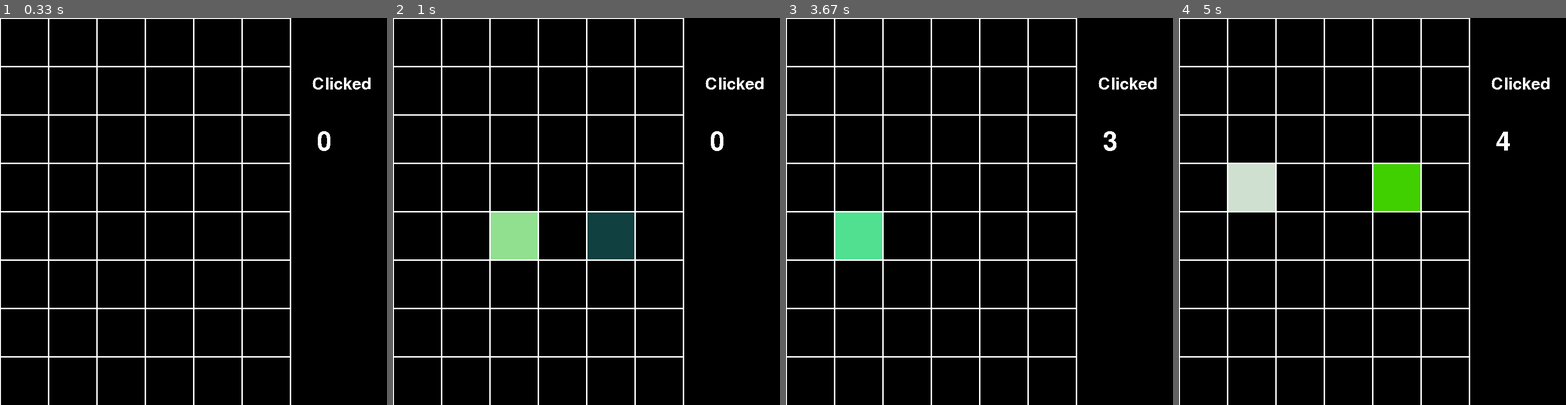
Above: before the commit, frames 1-4 (left to right).
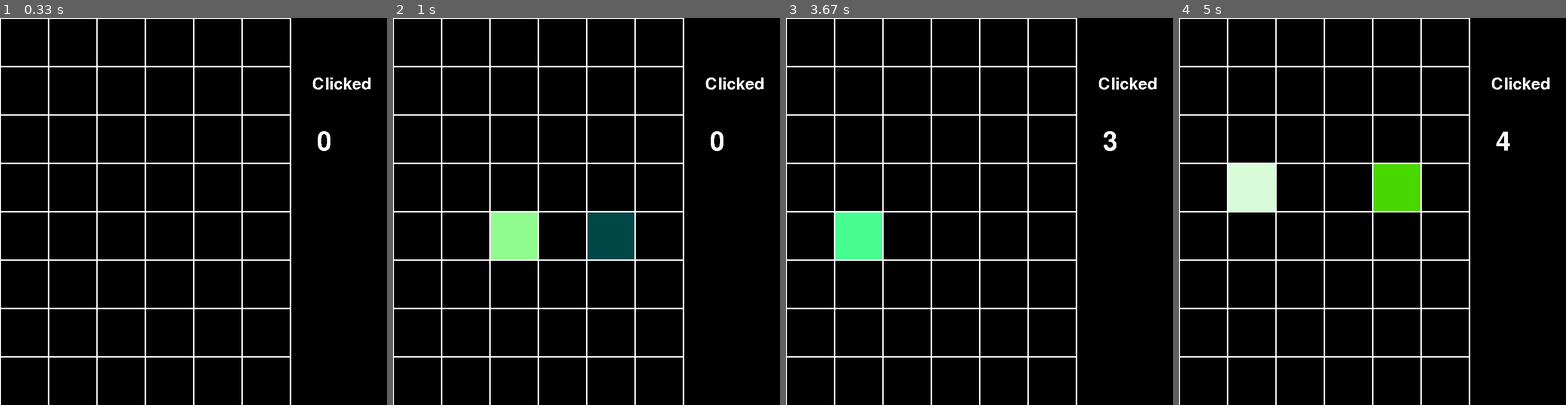
Above: after the commit, the same moments.

Repository: marttp/TooMuchMemory_Pygame
Game: pygame game, started from Too Much Memory.py
Two runs of this game, one before a commit and one after it. Both use one fixed random seed, a clock stepped at 60 frames per second and the inputs below.
Inputs (mouse positions are in pixels of both pictures, inside the frame that each line leads up to):
- Up to frame 1 (0.33 s): no input
- Up to frame 2 (1 s): click (586, 211) at 0.38 s; click (493, 215) at 0.72 s
- Up to frame 3 (3.67 s): click (859, 153) at 1.05 s; click (1025, 246) at 1.38 s; click (987, 79) at 1.72 s; click (960, 312) at 2.05 s; click (967, 145) at 2.38 s; click (925, 130) at 2.72 s; click (832, 126) at 3.05 s; click (855, 250) at 3.38 s
- Up to frame 4 (5 s): click (1453, 141) at 3.72 s; click (1260, 137) at 4.05 s; click (1387, 196) at 4.38 s; click (1260, 188) at 4.72 s

Frame 1 is identical in both runs. In frame 2, 1.5% of the frame differs, in the area x 25-38%, y 50-63%; in frame 3, 1.5%; in frame 4, 1.5%.

Commit message:
Mini project CSL 2/2018

Diff:
--- a/grid_library.py
+++ b/grid_library.py
@@ -25,7 +25,7 @@
         self.color_name_list = list()
         for i in range(24):
             self.color_name_list.append(
-                tuple((random.randrange(0, 255, 16), random.randrange(0, 255, 16), random.randrange(0, 255, 16))))
+                tuple((random.randrange(0, 255, 36), random.randrange(0, 255, 36), random.randrange(0, 255, 36))))
 
     def draw_lines(self, windowSurface,click):
         # if pygame.font:
